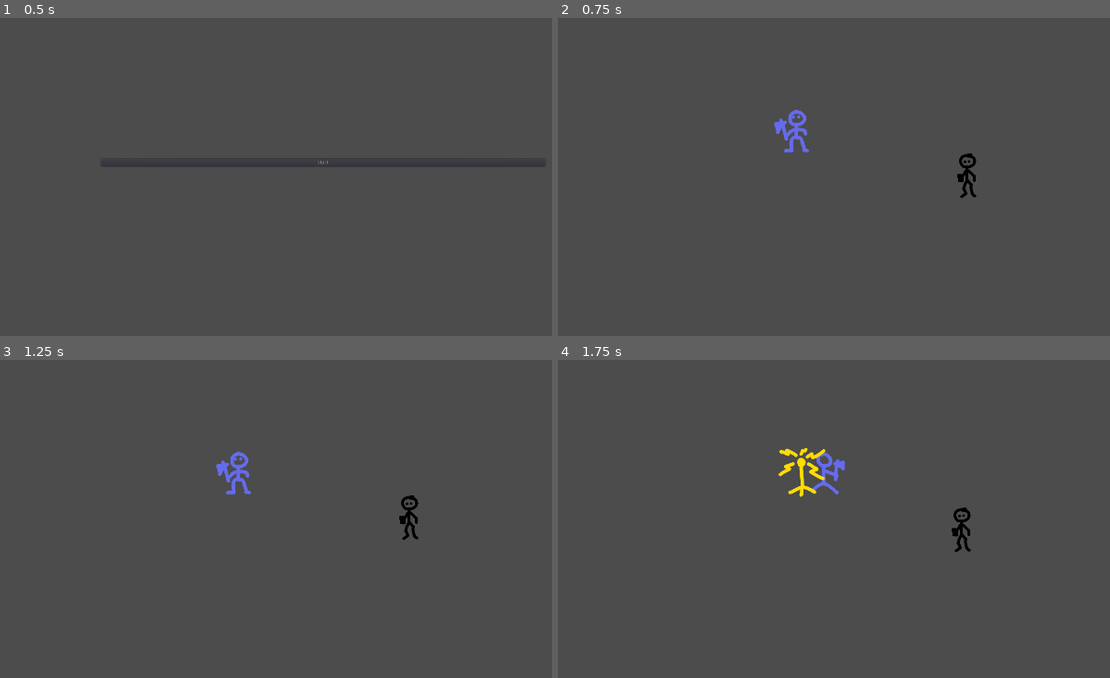
Above: before the commit, frames 1-4 (two rows, left to right).
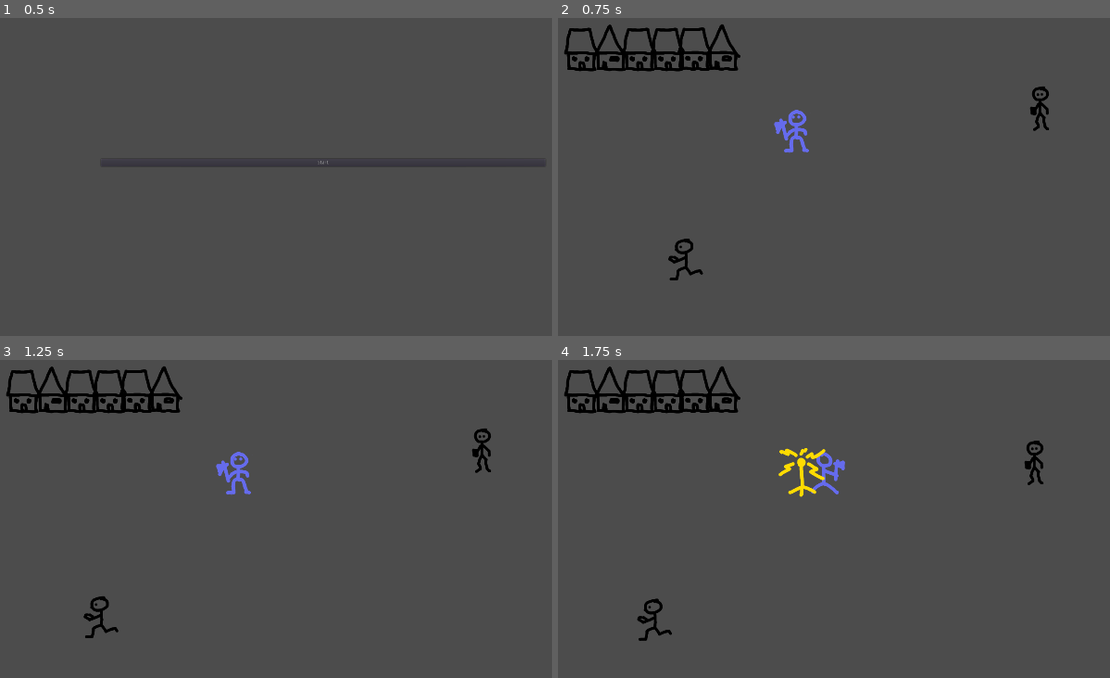
Above: after the commit, the same moments.

Repository: MartiniMoe/zombieswarm
Game: Godot game, scene res://menu/Menu.tscn
The game is run twice, just before and just after one commit, with the same random seed, the same clock (stepped at 60 frames per second) and the same inputs.
Inputs:
- Up to frame 1 (0.5 s): no input
- Up to frame 2 (0.75 s): click "Start" at 0.5 s
- Up to frame 3 (1.25 s): no input
- Up to frame 4 (1.75 s): hold Right (walk_right) from 1.28 s (still down); tap Space (place_repeller) at 1.35 s

Frame 1 is identical in both runs. In frame 2, 2.5% of the frame differs, in the area x 1-89%, y 2-83%; in frame 3, 2.5%; in frame 4, 2.5%, in the area x 1-88%, y 2-89%.

Commit message:
alter collision shapes, enhance level 1

Diff:
--- a/godot_project/level01/Level01.tscn
+++ b/godot_project/level01/Level01.tscn
@@ -1,7 +1,9 @@
-[gd_scene load_steps=5 format=2]
+[gd_scene load_steps=7 format=2]
 
 [ext_resource path="res://player/Player.tscn" type="PackedScene" id=1]
 [ext_resource path="res://pedestrian/Pedestrian.tscn" type="PackedScene" id=2]
+[ext_resource path="res://gebaeude/House01.tscn" type="PackedScene" id=3]
+[ext_resource path="res://gebaeude/House02.tscn" type="PackedScene" id=4]
 
 [sub_resource type="RectangleShape2D" id=1]
 
@@ -13,23 +15,13 @@
 custom_solver_bias = 0.0
 extents = Vector2( 20, 540 )
 
-[node name="Level01" type="Node2D" index="0"]
-
-[node name="YSort" type="YSort" parent="." index="0"]
+[node name="Level01" type="YSort" index="0"]
 
 sort_enabled = true
-_sections_unfolded = [ "Sort" ]
 
-[node name="Player" parent="YSort" index="0" instance=ExtResource( 1 )]
+[node name="LevelBoundaries" type="StaticBody2D" parent="." index="0"]
 
-position = Vector2( 742.01, 457.48 )
-
-[node name="Pedestrian" parent="YSort" index="1" instance=ExtResource( 2 )]
-
-position = Vector2( 1185.54, 569.06 )
-
-[node name="LevelBoundaries" type="StaticBody2D" parent="YSort" index="2"]
-
+editor/display_folded = true
 input_pickable = false
 collision_layer = 1
 collision_mask = 1
@@ -38,26 +30,62 @@
 friction = 1.0
 bounce = 0.0
 
-[node name="CollisionShape2D" type="CollisionShape2D" parent="YSort/LevelBoundaries" index="0"]
+[node name="CollisionShape2D" type="CollisionShape2D" parent="LevelBoundaries" index="0"]
 
 position = Vector2( 960, 0 )
 shape = SubResource( 1 )
 _sections_unfolded = [ "Transform" ]
 
-[node name="CollisionShape2D2" type="CollisionShape2D" parent="YSort/LevelBoundaries" index="1"]
+[node name="CollisionShape2D2" type="CollisionShape2D" parent="LevelBoundaries" index="1"]
 
 position = Vector2( 960, 1080 )
 shape = SubResource( 1 )
 _sections_unfolded = [ "Transform" ]
 
-[node name="CollisionShape2D3" type="CollisionShape2D" parent="YSort/LevelBoundaries" index="2"]
+[node name="CollisionShape2D3" type="CollisionShape2D" parent="LevelBoundaries" index="2"]
 
 position = Vector2( 0, 540 )
 shape = SubResource( 2 )
 _sections_unfolded = [ "Transform" ]
 
-[node name="CollisionShape2D4" type="CollisionShape2D" parent="YSort/LevelBoundaries" index="3"]
+[node name="CollisionShape2D4" type="CollisionShape2D" parent="LevelBoundaries" index="3"]
 
 position = Vector2( 1920, 540 )
 shape = SubResource( 2 )
 _sections_unfolded = [ "Transform" ]
+
+[node name="Player" parent="." index="1" instance=ExtResource( 1 )]
+
+position = Vector2( 742.01, 457.48 )
+
+[node name="Pedestrian" parent="." index="2" instance=ExtResource( 2 )]
+
+position = Vector2( 1374.27, 395.361 )
+
+[node name="Pedestrian2" parent="." index="3" instance=ExtResource( 2 )]
+
+position = Vector2( 455.672, 787.854 )
+
+[node name="House01" parent="." index="4" instance=ExtResource( 3 )]
+
+position = Vector2( 184.108, 242.687 )
+
+[node name="House03" parent="." index="5" instance=ExtResource( 3 )]
+
+position = Vector2( 334.108, 242.687 )
+
+[node name="House04" parent="." index="6" instance=ExtResource( 3 )]
+
+position = Vector2( 408.108, 242.687 )
+
+[node name="House05" parent="." index="7" instance=ExtResource( 3 )]
+
+position = Vector2( 478.108, 241.687 )
+
+[node name="House02" parent="." index="8" instance=ExtResource( 4 )]
+
+position = Vector2( 260.214, 242.477 )
+
+[node name="House06" parent="." index="9" instance=ExtResource( 4 )]
+
+position = Vector2( 551.214, 241.477 )
--- a/godot_project/pedestrian/Pedestrian.tscn
+++ b/godot_project/pedestrian/Pedestrian.tscn
@@ -6,8 +6,8 @@
 [sub_resource type="CapsuleShape2D" id=1]
 
 custom_solver_bias = 0.0
-radius = 30.0
-height = 50.0
+radius = 20.0
+height = 1.0
 
 [node name="Pedestrian" type="KinematicBody2D"]
 
@@ -23,5 +23,5 @@
 
 [node name="CollisionShape2D" type="CollisionShape2D" parent="." index="1"]
 
-position = Vector2( 0, 6 )
+position = Vector2( 0, 48 )
 shape = SubResource( 1 )
--- a/godot_project/player/Player.tscn
+++ b/godot_project/player/Player.tscn
@@ -7,7 +7,7 @@
 
 custom_solver_bias = 0.0
 radius = 20.0
-height = 60.0
+height = 1.0
 
 [node name="Player" type="KinematicBody2D"]
 
@@ -24,5 +24,5 @@
 
 [node name="CollisionShape2D" type="CollisionShape2D" parent="." index="1"]
 
-position = Vector2( 0, 6 )
+position = Vector2( -2, 37 )
 shape = SubResource( 1 )
